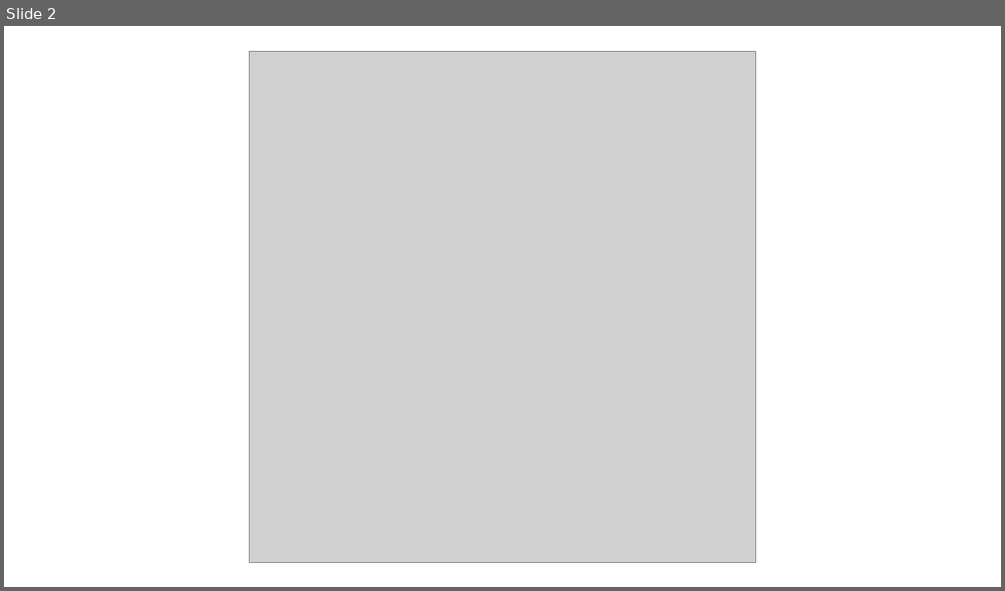
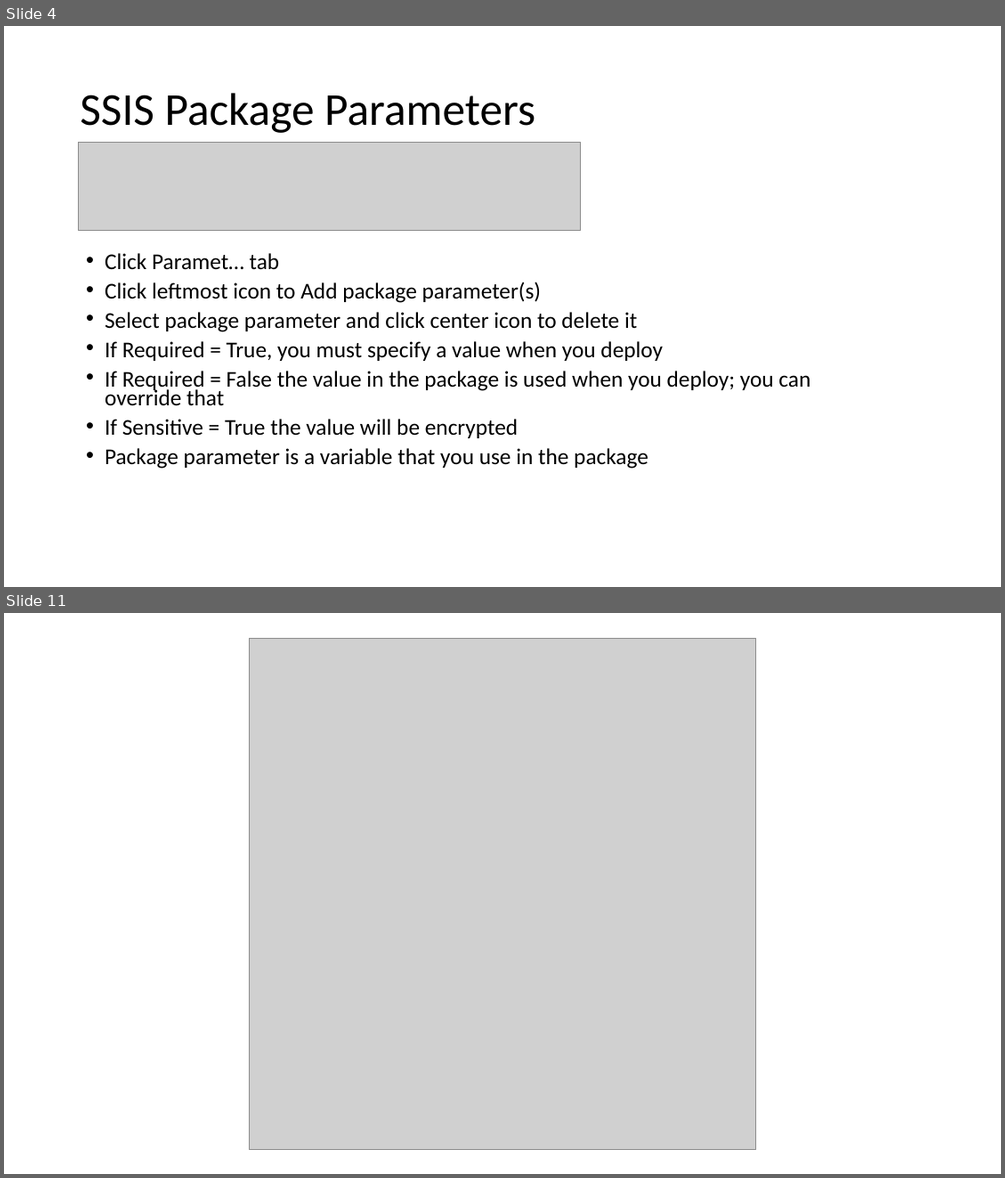
Before and after one commit to agent86ray/ETL-Patterns, a slide deck: SSIS_DEPLOYMENT_AND_SQL_AGENT/SSIS_DEPLOYMENT_AND_SQL_AGENT_SCREEN_SHOTS.pptx. Shown one above the other, each under a label of ours: slide 2 before the commit, slides 4 and 11 after it; the slides between them are not shown. The pictures are 1005x591 and 1005x1178 pixels, drawn with LibreOffice and Linux fonts; fonts in the diff are those of the drawing; grey boxes stand for pictures. Boxes give left, top, right and bottom in pixels: in the first picture for what was removed or moved away, otherwise in the second. Text is boxed around its words. In the diff, an @@ line names an element or a change of style, - is before the commit and + after.

Commit message:
Add package to demonstrate SSIS Package parameters.

```diff
--- a/SSIS_DEPLOYMENT_AND_SQL_AGENT/SSIS_DEPLOYMENT_AND_SQL_AGENT_SCREEN_SHOTS.pptx
+++ b/SSIS_DEPLOYMENT_AND_SQL_AGENT/SSIS_DEPLOYMENT_AND_SQL_AGENT_SCREEN_SHOTS.pptx
@@ slide 4 added at bbox=[4, 26, 1001, 587], background #FFFFFF @@
@@ title added at bbox=[80, 93, 535, 133], 44 pt, text #000000 @@
+SSIS Package Parameters
@@ picture added at bbox=[79, 142, 582, 230] @@
@@ text added at bbox=[105, 253, 810, 468], 21.7 pt, text #000000 @@
+• Click Paramet… tab
+• Click leftmost icon to Add package parameter(s)
+• Select package parameter and click center icon to delete it
+• If Required = True, you must specify a value when you deploy
+• If Required = False the value in the package is used when you deploy; you can override that
+• If Sensitive = True the value will be encrypted
+• Package parameter is a variable that you use in the package
@@ what was slide 2 is now slide 11 @@
```
Also in this commit, not shown: 1 slide changed, 8 other slides added, 6 other files.
